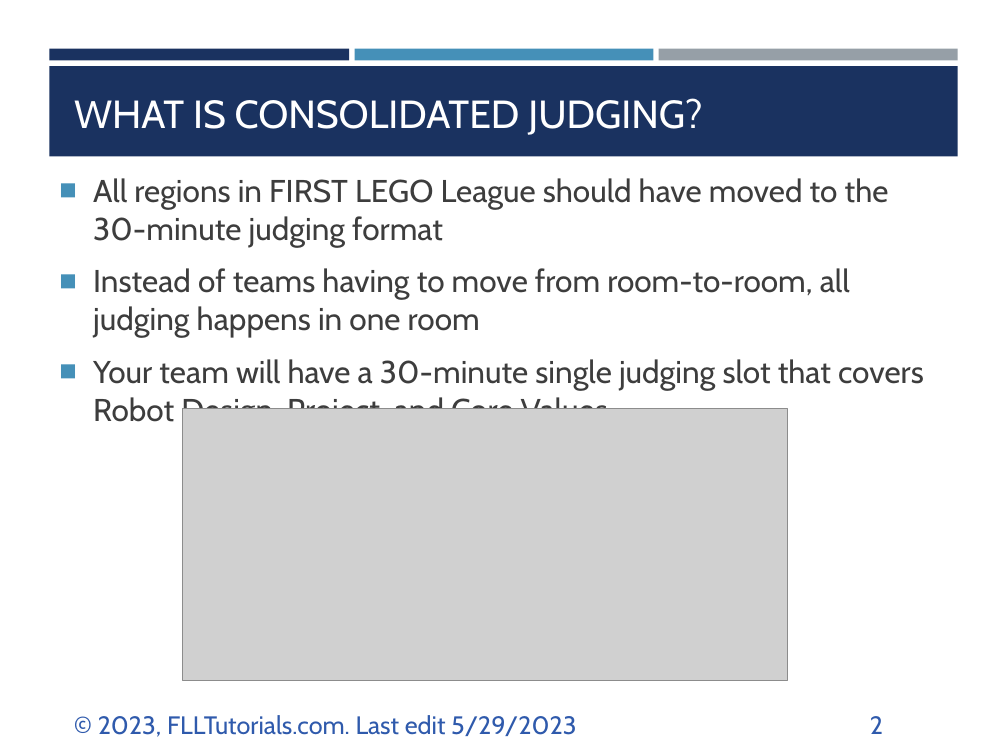
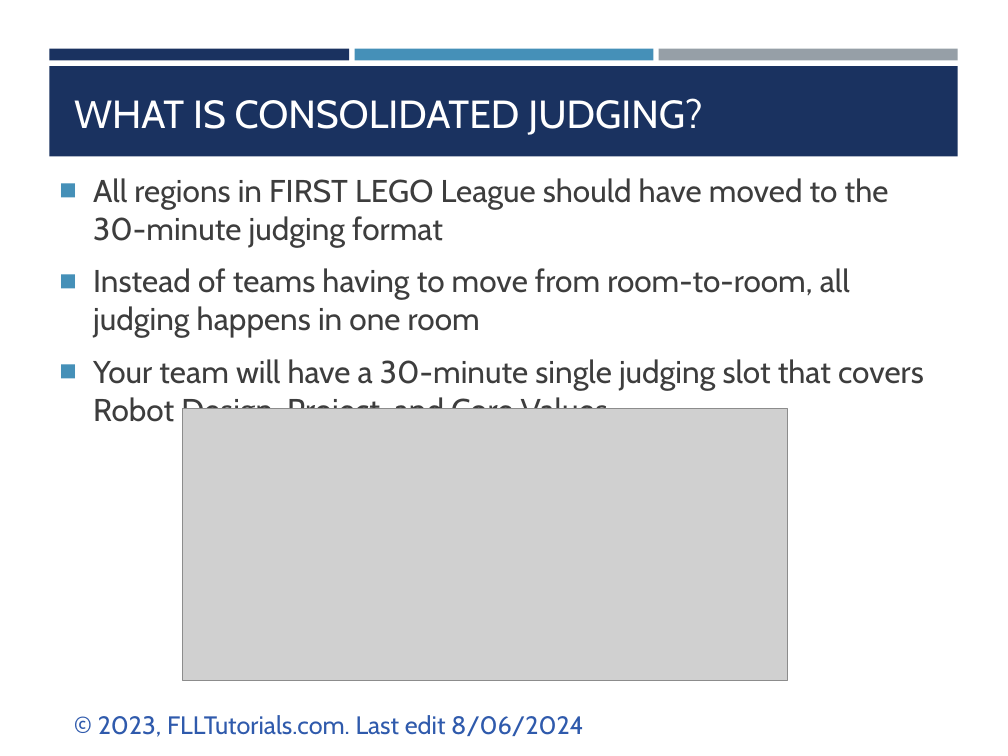
Before and after one commit to ev3lessons/FLL-Tutorials, a slide deck: slide 2 of translations/en-us/RobotGame/ConsolidatedJudging.pptx. Drawn at 1008x756 pixels with LibreOffice and Linux fonts; fonts in the diff are those of the drawing; grey boxes stand for pictures. Boxes give left, top, right and bottom in pixels: in the first picture for what was removed or moved away, otherwise in the second. Text is boxed around its words. In the diff, an @@ line names an element or a change of style, - is before the commit and + after.

```diff
--- a/translations/en-us/RobotGame/ConsolidatedJudging.pptx
+++ b/translations/en-us/RobotGame/ConsolidatedJudging.pptx
@@ text at (x1=98, y1=715, x2=584, y2=737): text changed @@
-© 2023, FLLTutorials.com. Last edit 5/29/2023
+© 2023, FLLTutorials.com. Last edit 8/06/2024
@@ page number removed at (x1=870, y1=716, x2=883, y2=734) @@
-2
```
Also in this commit, not shown: 5 other slides changed, 29 other files.
